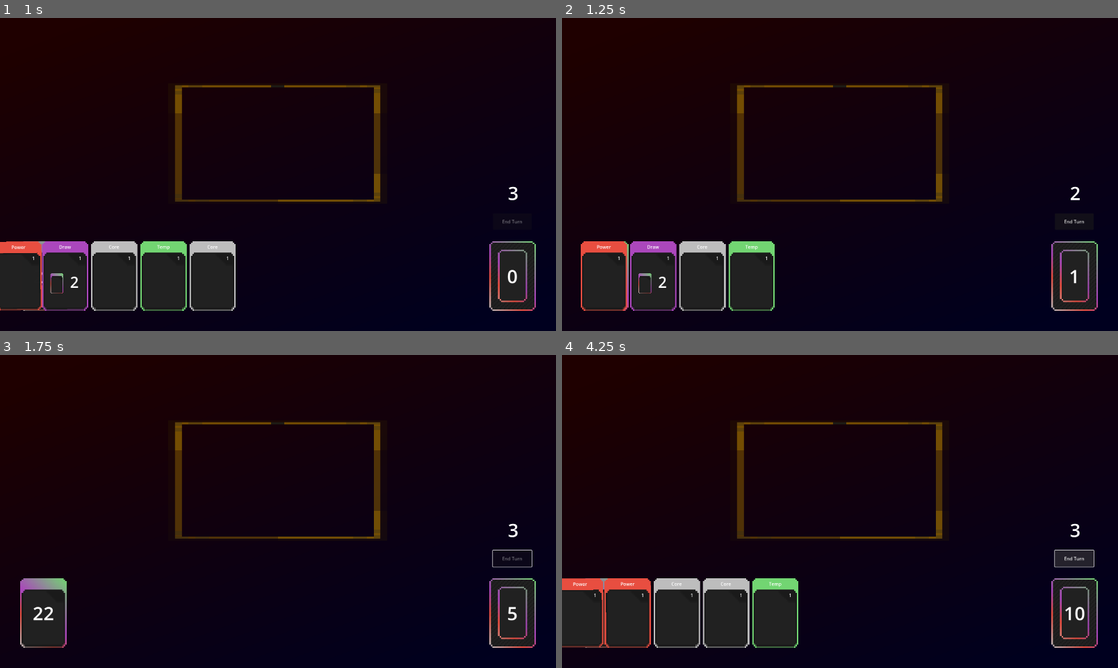
Above: before the commit, frames 1-4 (two rows, left to right).
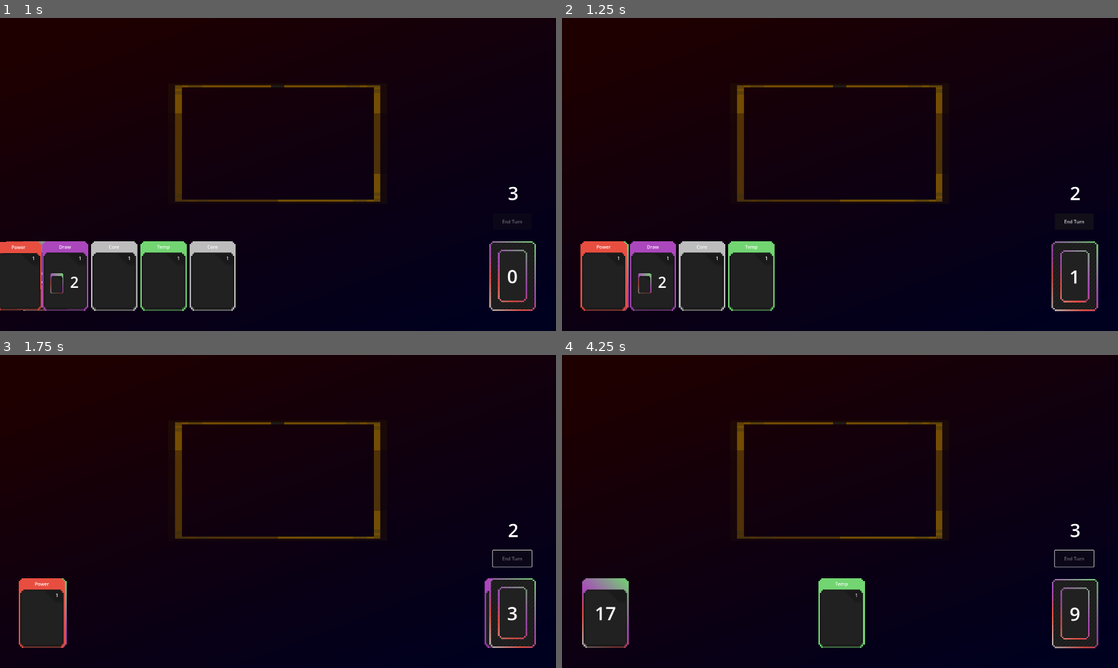
Above: after the commit, the same moments.

Repository: brandon-relentnet/deck-management
Game: Godot game, scene res://main.tscn
Two runs of this game, one before a commit and one after it. Both use one fixed random seed, a clock stepped at 60 frames per second and the inputs below.
Inputs (mouse positions are in pixels of both pictures, inside the frame that each line leads up to):
- Up to frame 1 (1 s): drag from (144, 274) to (278, 143) at 0.52 s
- Up to frame 2 (1.25 s): no input
- Up to frame 3 (1.75 s): click "End Turn" at 1.25 s
- Up to frame 4 (4.25 s): drag from (662, 611) to (840, 480) at 2.02 s; click (1073, 558) at 2.75 s, where only the run before the commit has a clickable "End Turn"; click (1073, 558) at 3.5 s, where only the run after the commit has a clickable "End Turn"

Frame 1 is identical in both runs. In frame 2, 0.6% of the frame differs, in the area x 3-97%, y 71-94%; in frame 3, 0.8%; in frame 4, 11%, in the area x 0-97%, y 62-94%.

Commit message:
Added drag smoothing to the cards and removed some old functions from discard script.

Diff:
--- a/scenes/card.tscn
+++ b/scenes/card.tscn
@@ -18,8 +18,10 @@
 texture = ExtResource("2_6u4wf")
 
 [node name="Area2D" type="Area2D" parent="."]
+z_index = 2
 
 [node name="CollisionShape2D" type="CollisionShape2D" parent="Area2D"]
+z_index = 4
 shape = SubResource("RectangleShape2D_rjlel")
 
 [node name="EnergyLabel" type="RichTextLabel" parent="."]
@@ -27,6 +29,7 @@
 offset_top = -73.0
 offset_right = 68.0
 offset_bottom = -47.0
+mouse_filter = 1
 theme_override_colors/table_even_row_bg = Color(0.713726, 0, 0, 1)
 theme_override_colors/table_odd_row_bg = Color(0.662745, 0, 0, 1)
 theme_override_font_sizes/normal_font_size = 16
@@ -38,6 +41,7 @@
 offset_top = -120.0
 offset_right = 70.0
 offset_bottom = -80.0
+mouse_filter = 1
 text = "example card"
 autowrap_mode = 0
 horizontal_alignment = 1
@@ -56,6 +60,7 @@
 offset_top = -25.0
 offset_right = 69.5
 offset_bottom = 67.0
+mouse_filter = 1
 theme_override_font_sizes/normal_font_size = 52
 text = "2"
 horizontal_alignment = 1
--- a/scripts/cards/card.gd
+++ b/scripts/cards/card.gd
@@ -96,8 +96,8 @@
 		if not turn_manager:
 			return
 
-		if turn_manager.player_energy < energy:
-			return
+		#if turn_manager.player_energy < energy:
+			#return
 
 		# Try to start drag directly through card manager
 		var card_manager = get_node_or_null("/root/Main/CardManager")
--- a/scripts/cards/card_drag_handler.gd
+++ b/scripts/cards/card_drag_handler.gd
@@ -1,7 +1,8 @@
 extends Node2D
 
 # Constants
-const DEFAULT_CARD_MOVE_SPEED = 0.1
+const DEFAULT_CARD_MOVE_SPEED = Utils.DEFAULT_ANIMATION_SPEED
+const DRAG_SMOOTHING = 20.0  # Higher = less lag, lower = more lag
 
 # Signal for starting and stopping card drag
 signal drag_started(card)
@@ -46,15 +47,21 @@
 			push_error("InputManager missing expected signal 'left_mouse_button_released'")
 
 # Called every frame
-func _process(_delta: float) -> void:
+func _process(delta: float) -> void:
 	if not card_being_dragged:
 		return
 
-	# Update the dragged card's position to follow the mouse, but stay within screen boundaries
+	# Get the target position (mouse position with screen boundaries)
 	var mouse_pos = get_global_mouse_position()
-	card_being_dragged.position = Vector2(
+	var target_position = Vector2(
 		clamp(mouse_pos.x, 0, screen_size.x),
 		clamp(mouse_pos.y, 0, screen_size.y)
+	)
+
+	# Smoothly move the card toward the target position
+	card_being_dragged.position = card_being_dragged.position.lerp(
+		target_position,
+		min(1.0, DRAG_SMOOTHING * delta)
 	)
 
 # Begin dragging a card
--- a/scripts/cards/card_play_handler.gd
+++ b/scripts/cards/card_play_handler.gd
@@ -2,7 +2,7 @@
 class_name CardPlayHandler
 
 # Constants
-const DEFAULT_CARD_MOVE_SPEED = 0.1
+const DEFAULT_CARD_MOVE_SPEED = Utils.DEFAULT_ANIMATION_SPEED
 const DISCARD_PILE_POSITION = Vector2(1770, 890)
 
 # Signal for when a card is successfully played
@@ -67,33 +67,30 @@
 	emit_signal("card_played", card)
 
 	# Move to discard
-	move_card_to_discard(card_slot.played_card)
+	move_card_to_discard(card_slot.played_card, DEFAULT_CARD_MOVE_SPEED / 2)
 	card_slot.card_in_slot = false
 
 	return true
 
 # Move a card to the discard pile
-func move_card_to_discard(card: Node2D) -> void:
+func move_card_to_discard(card: Node2D, speed: float) -> void:
+	print("cph.gd: move_card_to_discard")
 	if !is_instance_valid(card):
 		return
 
 	# Ensure the card is visually below the discard pile
 	card.z_index = -1
 
-	Utils.animate_node_with_effects(card, DISCARD_PILE_POSITION, DEFAULT_CARD_MOVE_SPEED)
+	Utils.animate_node_with_effects(card, DISCARD_PILE_POSITION, speed)
 
 	# Add to discard pile
-	if discard_pile.has_method("add_to_discard"):
-		discard_pile.add_to_discard(card.card_id)
-	else:
-		# Fallback if method doesn't exist
-		discard_pile.discard_pile.append(card.card_id)
+	discard_pile.discard_pile.append(card.card_id)
 
 	# Emit signal that card was discarded
 	emit_signal("card_discarded", card)
 
 	# Wait for the animation to finish
-	await Utils.create_timer(DEFAULT_CARD_MOVE_SPEED)
+	await Utils.create_timer(DEFAULT_CARD_MOVE_SPEED / 2)
 
 	# Only queue_free after animation completes
 	if is_instance_valid(card):
@@ -110,8 +107,8 @@
 	cards_to_discard.reverse()
 
 	for card in cards_to_discard:
-		move_card_to_discard(card)
-		await Utils.create_timer(DEFAULT_CARD_MOVE_SPEED)
+		move_card_to_discard(card, (DEFAULT_CARD_MOVE_SPEED / 2))
+		await Utils.create_timer(DEFAULT_CARD_MOVE_SPEED / 2)
 
 	player_hand.clear_hand()
 
@@ -123,9 +120,9 @@
 	var player_hand_size = player_hand.player_hand.size()
 	if player_hand_size > 0:
 		discard_hand()
-		await Utils.create_timer(DEFAULT_CARD_MOVE_SPEED * player_hand_size)
+		await Utils.create_timer((DEFAULT_CARD_MOVE_SPEED / 2) * player_hand_size)
 
 	# Draw new hand and reset energy
 	deck.draw_hand(deck.CURRENT_HAND_DRAW)
-	turn_manager.player_energy = 3
+	turn_manager.player_energy = turn_manager.NEW_PLAYER_ENERGY
 	turn_manager.update_player_energy_label()
--- a/scripts/containers/deck.gd
+++ b/scripts/containers/deck.gd
@@ -8,7 +8,7 @@
 
 # Constants for card creation and animation
 const CARD_SCENE_PATH = "res://scenes/card.tscn"
-const CARD_DRAW_SPEED = 0.3
+const CARD_DRAW_SPEED = Utils.DEFAULT_ANIMATION_SPEED
 const CURRENT_HAND_DRAW = 5
 
 # Deck contents - stored as card IDs that reference the card database
@@ -139,7 +139,7 @@
 # Move cards from discard pile back to draw pile
 func move_discard_to_draw() -> void:
 	# Animation constants
-	const ANIMATION_DURATION = 0.3
+	const ANIMATION_DURATION = Utils.DEFAULT_ANIMATION_SPEED
 	const CARD_OFFSET = 0.015
 	const CARDS_PER_ROW = 5
 
--- a/scripts/containers/discard.gd
+++ b/scripts/containers/discard.gd
@@ -20,22 +20,15 @@
 	if has_node("Sprite2D"):
 		$Sprite2D.z_index = 20
 
+	if has_node("RichTextLabel"):
+		$RichTextLabel.z_index = 21
+
 	# Initialize the discard counter display
-	update_discard_display()
-
-# Add a card to the discard pile
-func add_to_discard(card_id: String) -> void:
-	discard_pile.append(card_id)
-	emit_signal("card_added_to_discard", card_id)
 	update_discard_display()
 
 # Updates the visual counter showing how many cards are in the discard pile
 func update_discard_display() -> void:
 	CardPileUtils.update_display(self, discard_pile.size())
-
-	# Ensure counter is visible above everything (specific to discard)
-	if has_node("RichTextLabel"):
-		$RichTextLabel.z_index = 21
 
 # Show the discard pile view UI
 func view_discard_pile() -> void:
--- a/scripts/core/turn_manager.gd
+++ b/scripts/core/turn_manager.gd
@@ -1,5 +1,6 @@
 extends Button
 
+const NEW_PLAYER_ENERGY: int = 3
 var player_energy: int = 3
 
 func _process(_delta) -> void:
--- a/scripts/ui/card_pile_view.gd
+++ b/scripts/ui/card_pile_view.gd
@@ -6,7 +6,7 @@
 static func update_display(pile_node: Node2D, count: int) -> void:
 	# Apply shake effect when cards are added/removed
 	Utils.apply_shake_effect(pile_node)
-
+	print("applied shake effect")
 	# Update the text in the relevant labels
 	if pile_node.has_node("RichTextLabel"):
 		pile_node.get_node("RichTextLabel").text = str(count)
--- a/scripts/utils/utils.gd
+++ b/scripts/utils/utils.gd
@@ -5,7 +5,7 @@
 # This script contains utility functions that can be reused across different parts of the game
 
 # Constants that might be needed in multiple places
-const DEFAULT_ANIMATION_SPEED = 0.1
+const DEFAULT_ANIMATION_SPEED = 0.3
 const CARD_COLLISION_MASK = 1
 const CARD_SLOT_COLLISION_MASK = 2
 const DECK_DISCARD_COLLISION_MASK = 4
